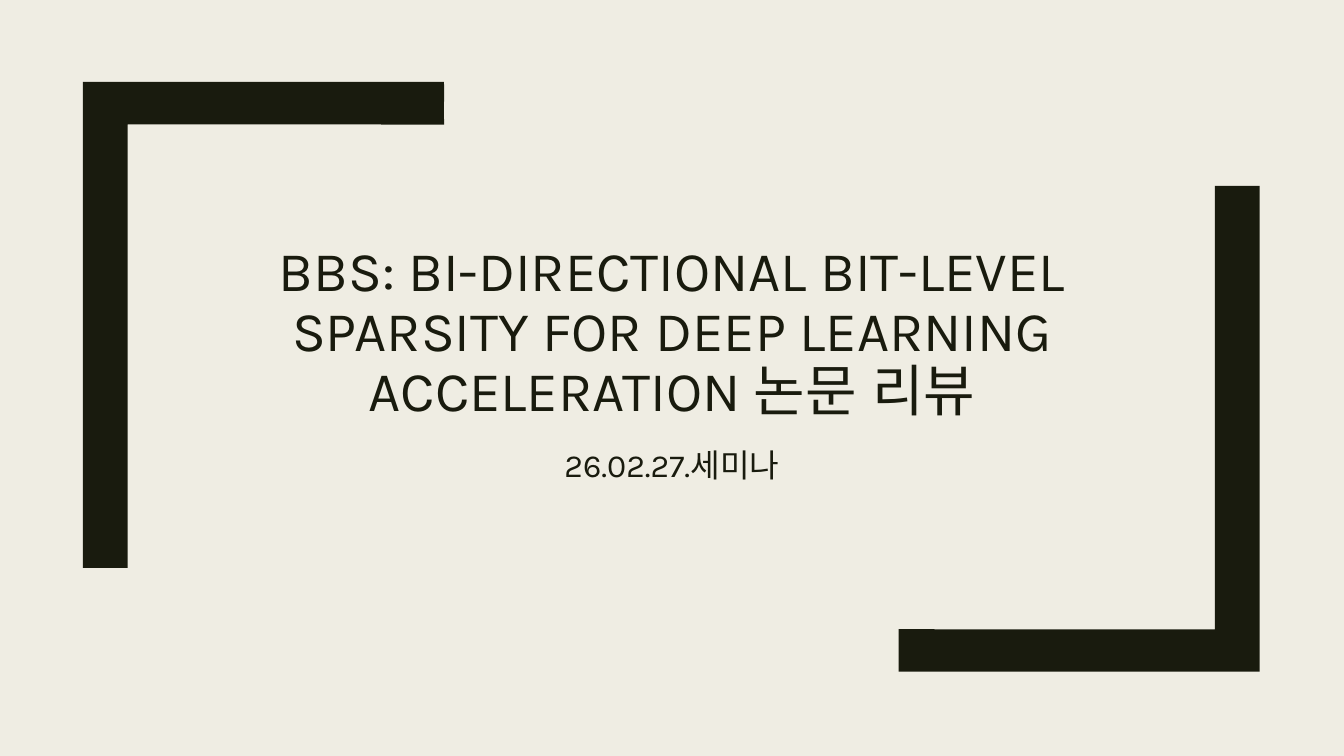
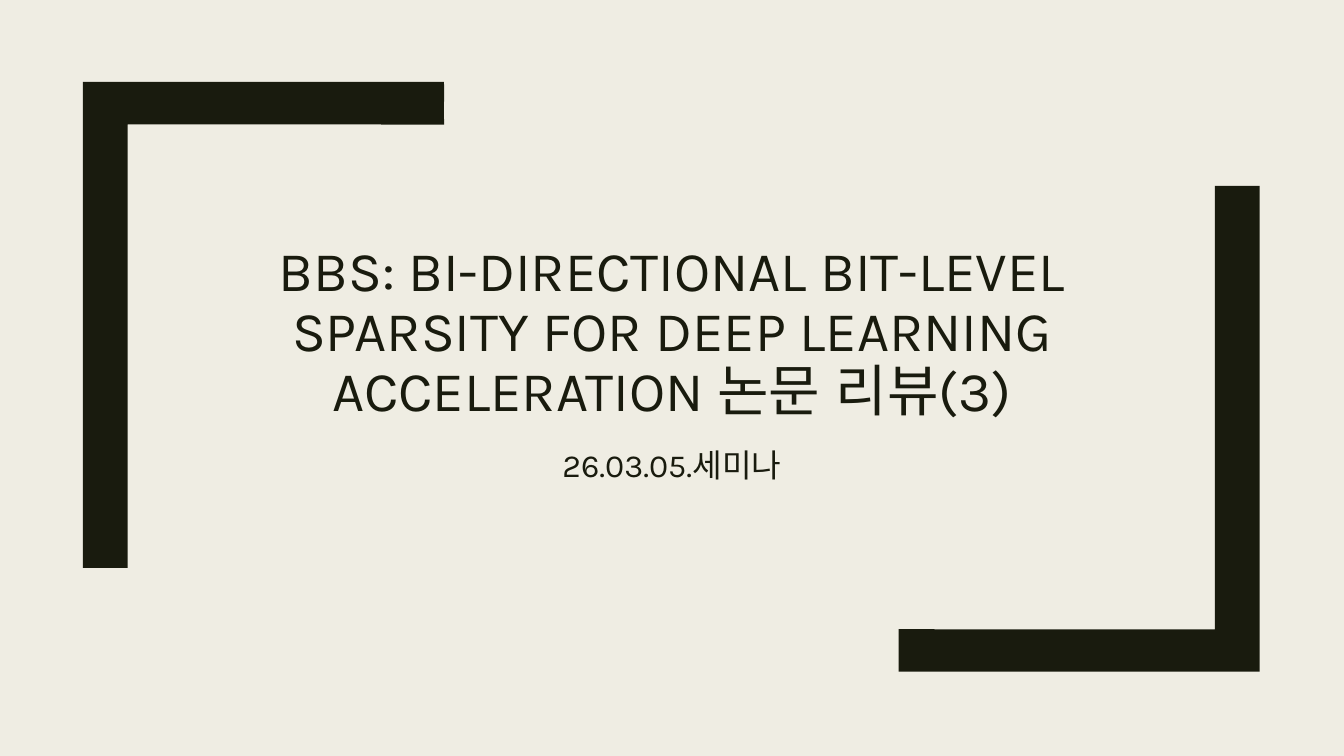
Before and after one commit to chltjddn43/chltjddn43.github.io, a slide deck: slide 1 of assets/files/26.03.05.세미나.pptx. Drawn at 1344x756 pixels with LibreOffice and Linux fonts; fonts in the diff are those of the drawing. Boxes give left, top, right and bottom in pixels: in the first picture for what was removed or moved away, otherwise in the second. Text is boxed around its words. In the diff, an @@ line names an element or a change of style, - is before the commit and + after.

```diff
--- a/assets/files/26.03.05.세미나.pptx
+++ b/assets/files/26.03.05.세미나.pptx
@@ title at [279, 255, 1065, 417]: text changed @@
-BBS: BI-DIRECTIONAL BIT-LEVEL SPARSITY FOR DEEP LEARNING ACCELERATION 논문 리뷰
+BBS: BI-DIRECTIONAL BIT-LEVEL SPARSITY FOR DEEP LEARNING ACCELERATION 논문 리뷰(3)
@@ subtitle at [562, 450, 781, 480]: text changed @@
-26.02.27.세미나
+26.03.05.세미나
```
Also in this commit, not shown: 12 other files.
